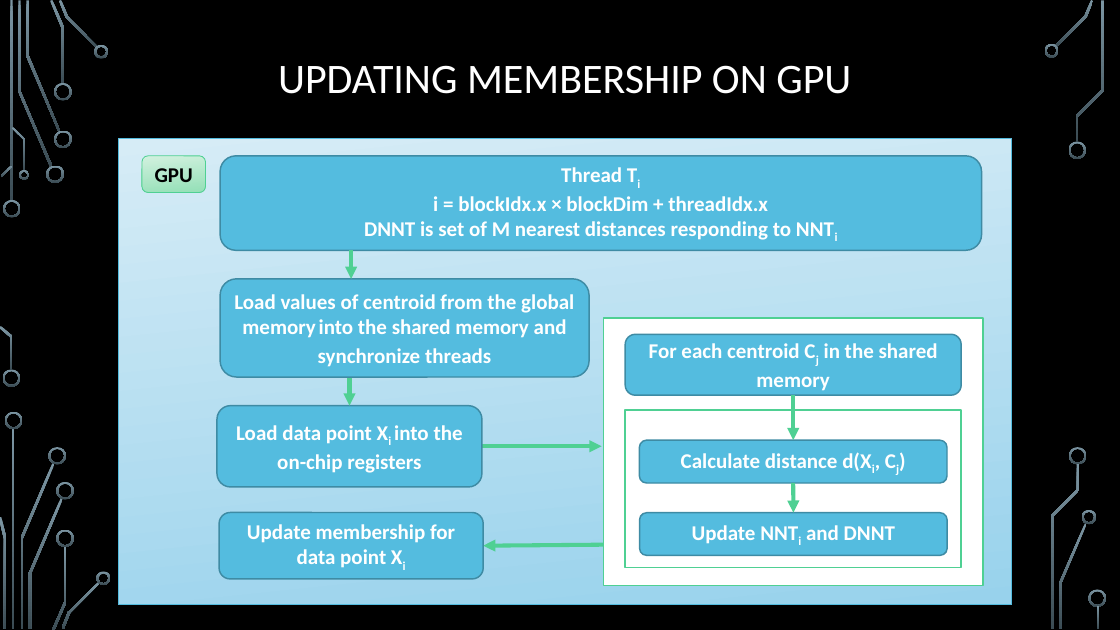
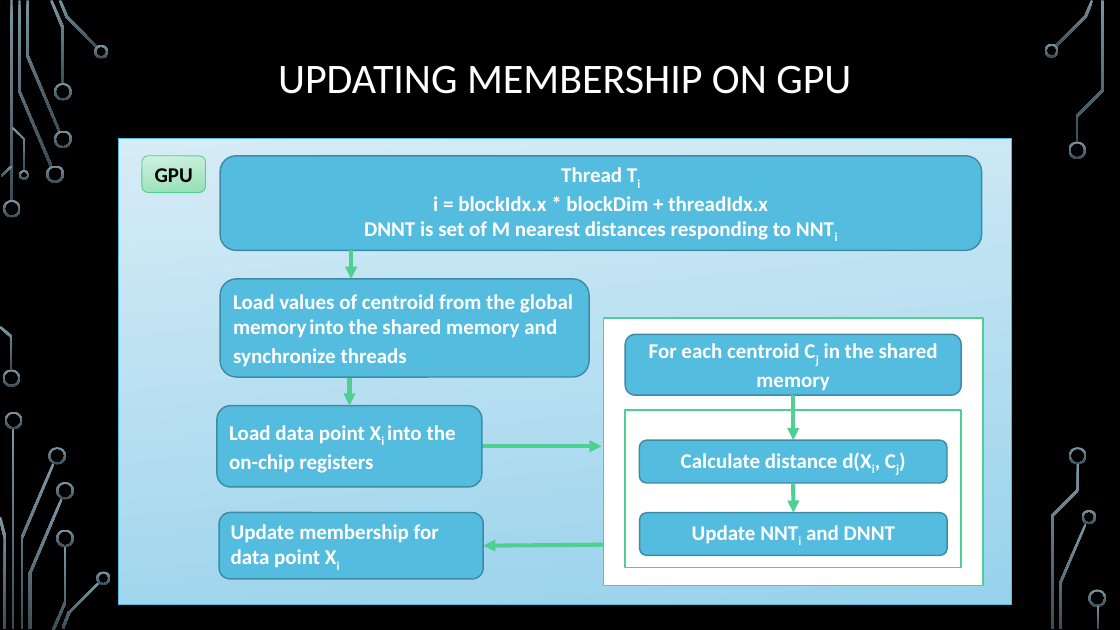
Before and after one commit to trungvdhp/master-ntou, a slide deck: slide 9 of ImageProcessing/Speeding up GFKM.pptx. Drawn at 1120x630 pixels with LibreOffice and Linux fonts; fonts in the diff are those of the drawing; background and template pictures are left out. Boxes give left, top, right and bottom in pixels: in the first picture for what was removed or moved away, otherwise in the second. Text is boxed around its words. In the diff, an @@ line names an element or a change of style, - is before the commit and + after.

```diff
--- a/ImageProcessing/Speeding up GFKM.pptx
+++ b/ImageProcessing/Speeding up GFKM.pptx
@@ text in rounded rectangle at (433,196,768,211): text changed @@
-i = blockIdx.x × blockDim + threadIdx.x
+i = blockIdx.x * blockDim + threadIdx.x
@@ alignment centre to left in 3 elements at (219,513,483,579), (217,406,481,487), (220,279,589,377) @@
```
Also in this commit, not shown: 3 other slides changed, 6 slides added, 1 other file.
